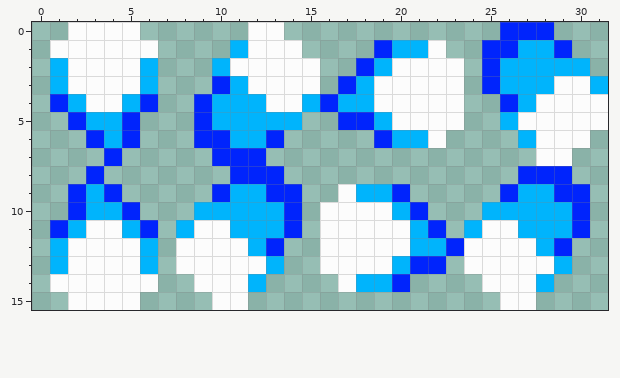
A pixel-art sprite gets an edit: graphics/player_projectile.png. The picture above is the old version.
The file is 32x16 pixels.
After:
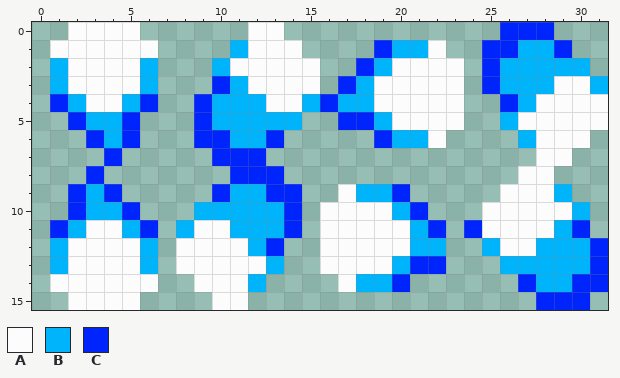
Palette (. is transparent): A #fcfcfc  B #00b4fc  C #0024fc
The author wrote: eight directional player bullets
Changes in this commit:
The edit turns colour B into colour A in row 9 at x 27 to 28; in row 10 at x 25 to 29; in row 11 at x 27 to 28.
The edit turns colour C into colour A in row 8 at x 27 to 28; in row 9 at x 26.
There is now colour B in rows 12 to 13 at x 30; in row 14 at x 29.
The edit turns colour A into colour B in row 12 at x 25; in row 13 at x 26 to 28.
The edit turns colour C into colour B in row 9 at x 29; in row 10 at x 30; in row 12 at x 29.
There is now colour C in rows 12 to 13 at x 31; in row 14 at x 30 to 31; in row 15 at x 28 to 30.
The edit turns colour A into colour C in row 14 at x 27.
The edit turns colour B into colour C in row 11 at x 24.
The edit erases colour A in row 12 at x 24; in row 13 at x 24 to 25; in row 14 at x 25 to 26; in row 15 at x 26 to 27.
The edit erases colour C in row 8 at x 29; in row 9 at x 30; in row 12 at x 23.
Pixel boxes of the changes (left, top, right, bottom) in both pictures:
changed: (446, 166, 608, 310)
